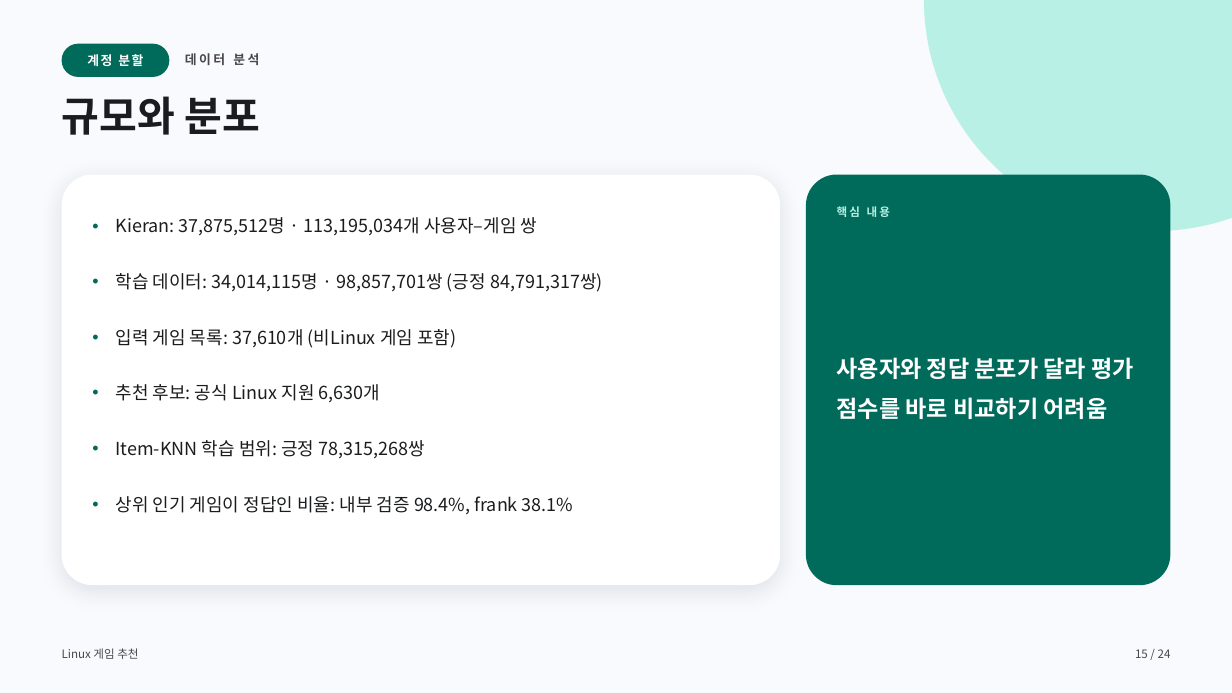
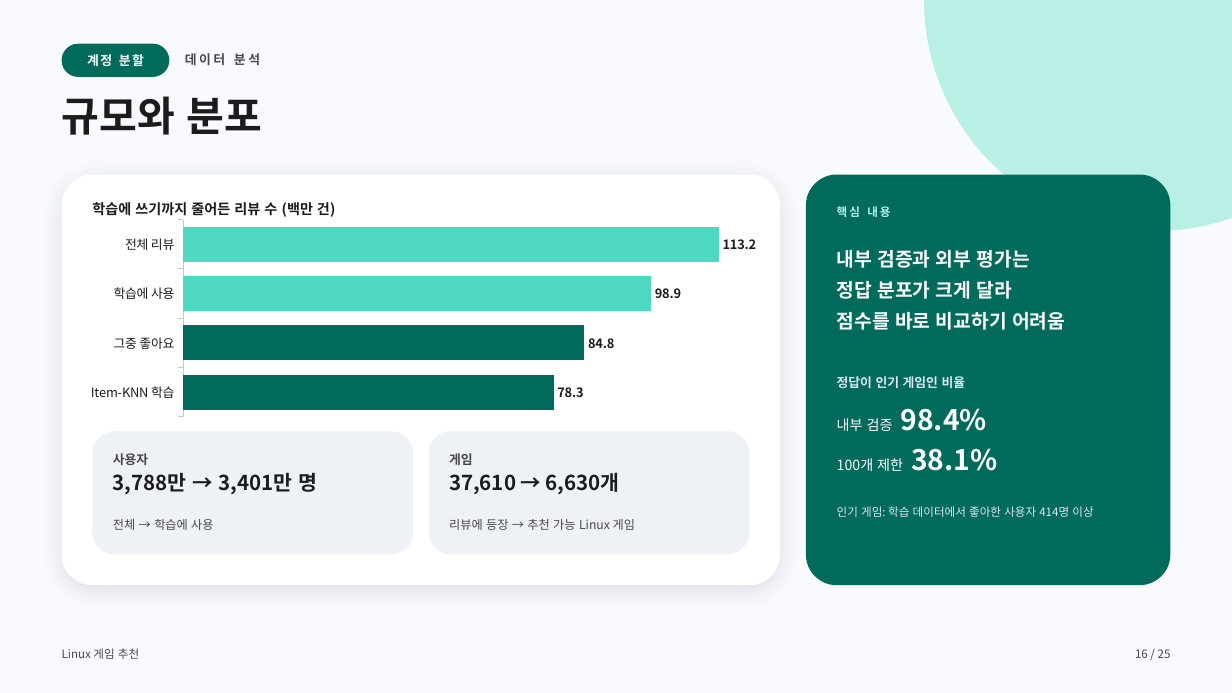
Before and after one commit to jinSeong-P/ML-game-recommendation, a slide deck: slide 16 of presentation/ML-game-recommendation-final.pptx (slide 15 before the commit). Drawn at 1232x693 pixels with LibreOffice and Linux fonts; fonts in the diff are those of the drawing. Boxes give left, top, right and bottom in pixels: in the first picture for what was removed or moved away, otherwise in the second. Text is boxed around its words. In the diff, an @@ line names an element or a change of style, - is before the commit and + after.

```diff
--- a/presentation/ML-game-recommendation-final.pptx
+++ b/presentation/ML-game-recommendation-final.pptx
@@ text added at [92, 202, 335, 217], 11 pt, text #1A1C1E, bold @@
+학습에 쓰기까지 줄어든 리뷰 수 (백만 건)
@@ bar chart added at [77, 215, 764, 421] @@
+categories: 전체 리뷰, 학습에 사용, 그중 좋아요, Item-KNN 학습
+Series 1: 113.2, 98.9, 84.8, 78.3
@@ text removed at [115, 217, 603, 515] @@
-• Kieran: 37,875,512명 · 113,195,034개 사용자–게임 쌍
-• 학습 데이터: 34,014,115명 · 98,857,701쌍 (긍정 84,791,317쌍)
-• 입력 게임 목록: 37,610개 (비Linux 게임 포함)
-• 추천 후보: 공식 Linux 지원 6,630개
-• Item-KNN 학습 범위: 긍정 78,315,268쌍
-• 상위 인기 게임이 정답인 비율: 내부 검증 98.4%, frank 38.1%
@@ text "내부 검증과 외부 평가는" at [837, 250, 1065, 330]: vertical alignment middle to top @@
@@ text at [837, 250, 1065, 330]: text changed; size 18 to 15 pt @@
-사용자와 정답 분포가 달라 평가 점수를 바로 비교하기 어려움
+내부 검증과 외부 평가는
+정답 분포가 크게 달라
+점수를 바로 비교하기 어려움
@@ text added at [837, 376, 966, 388], 10 pt, text #DCE7F0, bold @@
+정답이 인기 게임인 비율
@@ text added at [837, 408, 997, 471], 11 pt, text #FFFFFF @@
+내부 검증 98.4%
+100개 제한 38.1%
@@ rounded rectangle added at [92, 432, 413, 555], fill #EEF1F6 @@
@@ rounded rectangle added at [429, 432, 750, 555], fill #EEF1F6 @@
@@ text added at [113, 453, 148, 465], 10 pt, text #49454F, bold @@
+사용자
@@ text added at [113, 473, 317, 494], 16 pt, text #1A1C1E, bold @@
+3,788만 → 3,401만 명
@@ text added at [449, 453, 473, 465], 10 pt, text #49454F, bold @@
+게임
@@ text added at [449, 473, 620, 494], 16 pt, text #1A1C1E, bold @@
+37,610 → 6,630개
@@ text added at [837, 506, 1093, 517], 9 pt, text #DCE7F0 @@
+인기 게임: 학습 데이터에서 좋아한 사용자 414명 이상
@@ text added at [113, 519, 213, 530], 9.5 pt, text #49454F @@
+전체 → 학습에 사용
@@ text added at [449, 519, 635, 530], 9.5 pt, text #49454F @@
+리뷰에 등장 → 추천 가능 Linux 게임
@@ text at [1135, 649, 1171, 658]: text changed @@
-15 / 24
+16 / 25
```
Also in this commit, not shown: 16 other slides changed, 8 slides added, 7 slides removed, 1 other file.
